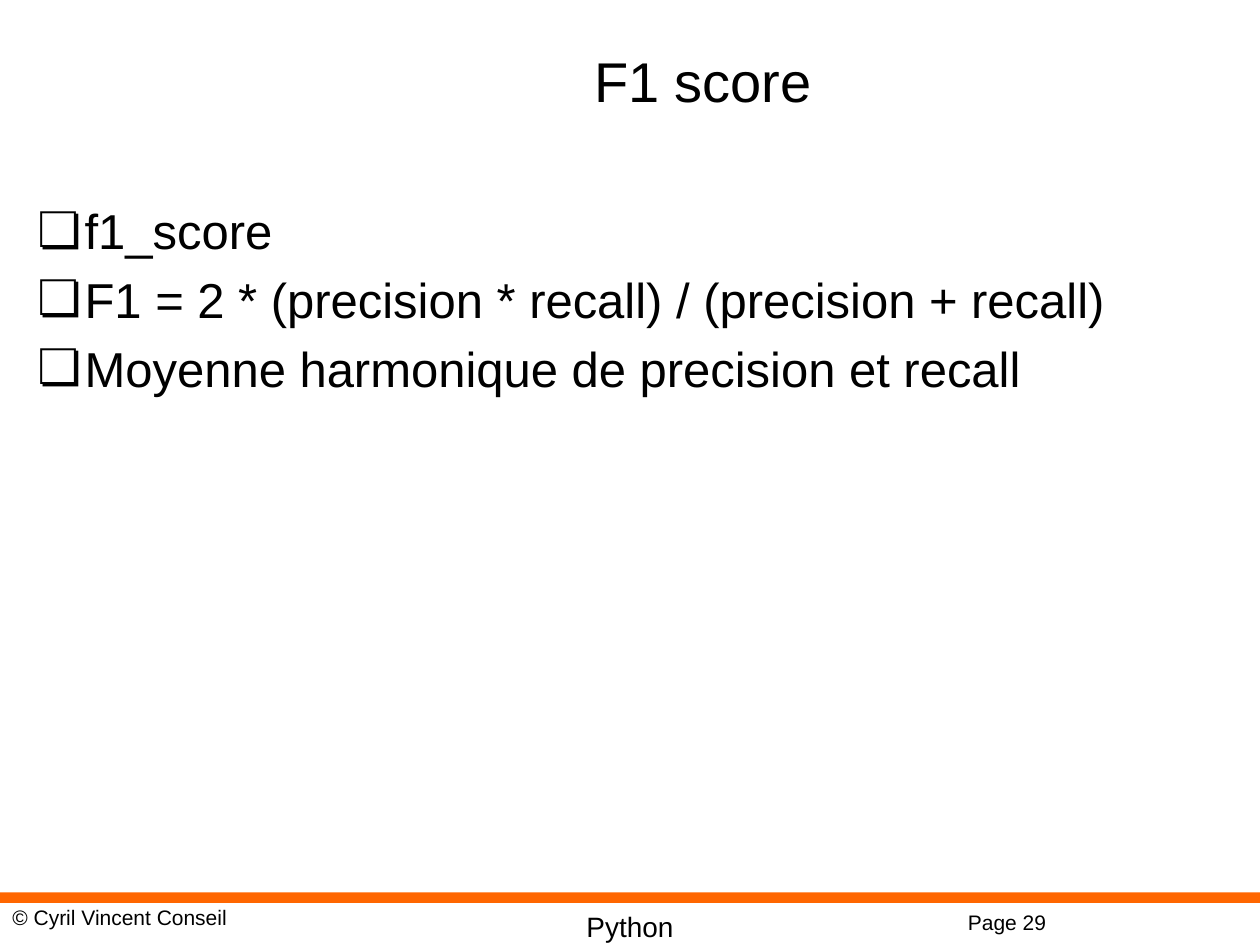
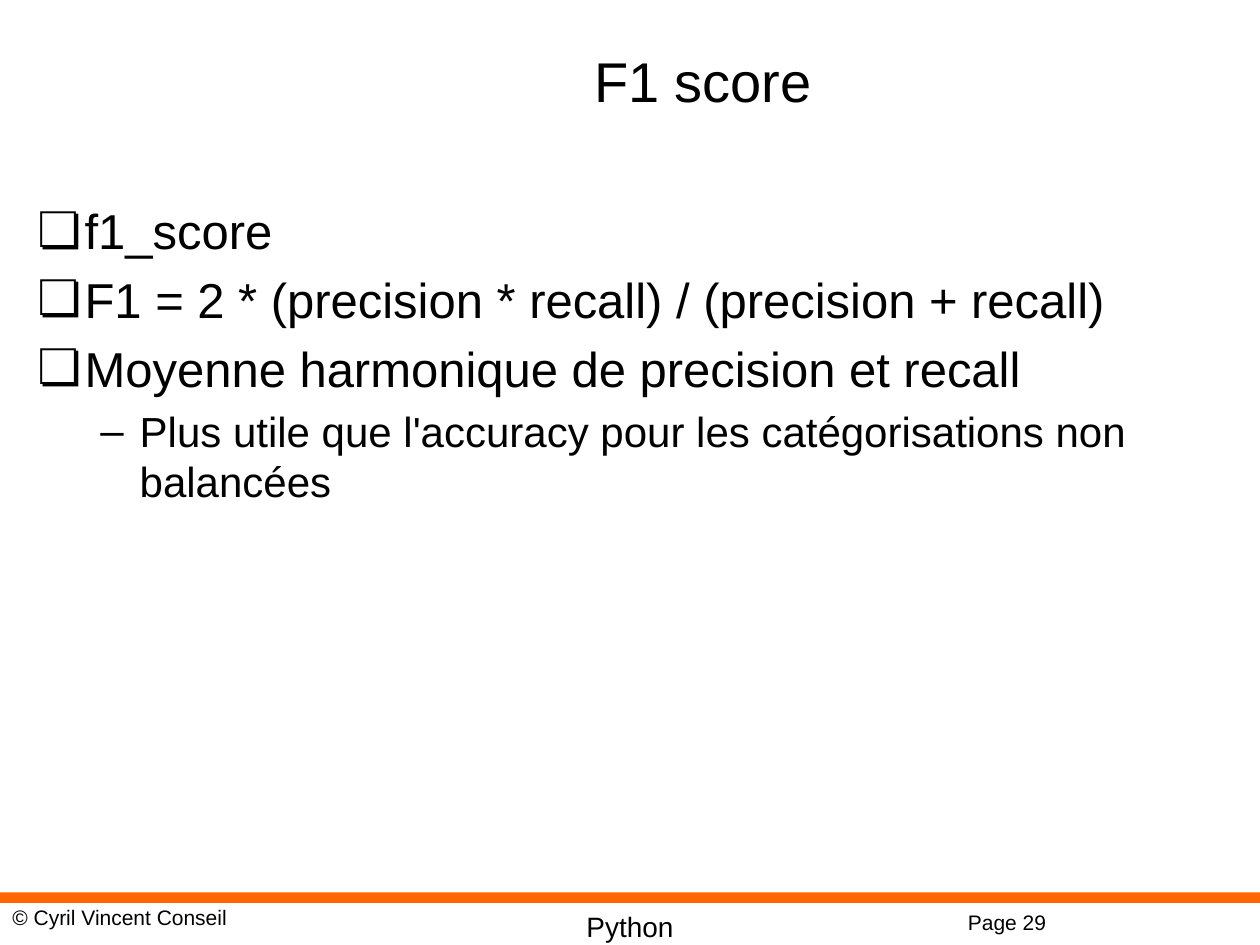
Before and after one commit to cyrilvincent/ML, a slide deck: slide 29 of PPT/MachineLearning18-NeuralNetwork.pptx. Drawn at 1260x945 pixels with LibreOffice and Linux fonts; fonts in the diff are those of the drawing; background and template pictures are left out. Boxes give left, top, right and bottom in pixels: in the first picture for what was removed or moved away, otherwise in the second. Text is boxed around its words. In the diff, an @@ line names an element or a change of style, - is before the commit and + after.

```diff
--- a/PPT/MachineLearning18-NeuralNetwork.pptx
+++ b/PPT/MachineLearning18-NeuralNetwork.pptx
@@ text at [140, 416, 1126, 498]: paragraph added @@
+  – Plus utile que l'accuracy pour les catégorisations non balancées
```
Also in this commit, not shown: 2 other slides changed, 1 slide removed, 1 other file.
